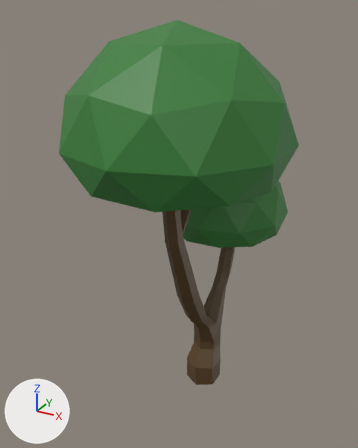
Before and after pictures for a commit that changed the FBX model Assets/Meshes/!_Environments/Tree03.fbx.
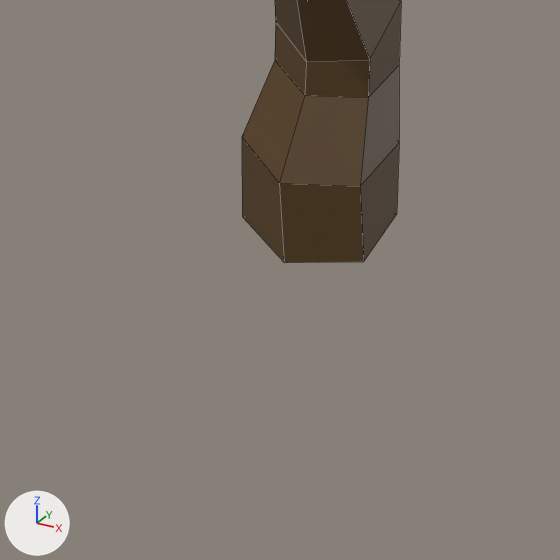
There are two pictures of each version: one whole from a 50 mm lens placed at (6.97, -14.78, 13.94), pointed at (-1.03, -0.23, 6.66), one close up on the part from 38% to 71% of the width and 73% to 100% of the height. Arrows for +X, +Y and +Z are at lower left; the lights stay in place. The close-ups show mesh edges as thin lines. Where no turn or scale is listed for an object, it has been applied to the vertices. Vertices at the same position are counted once.

Objects in the first close-up: 'Tree03'.
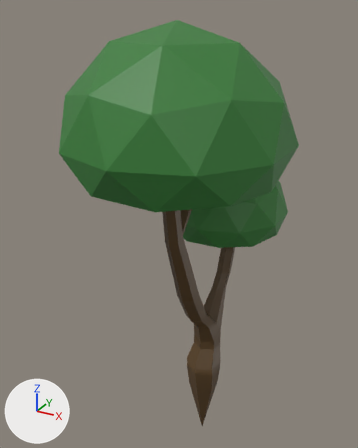
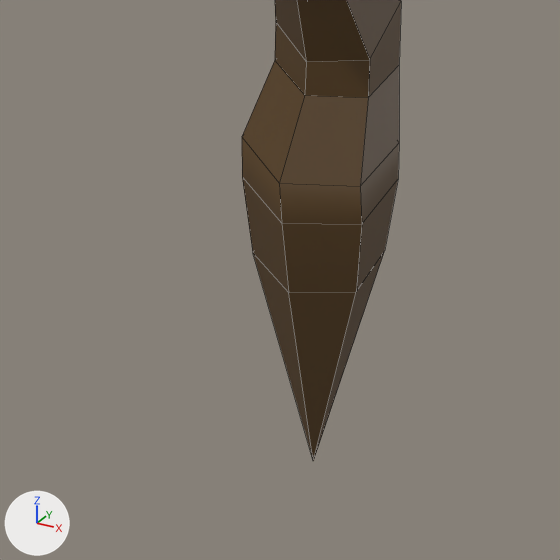
Boxes [x1, y1, x2, y2] around the edits, measured in the close-ups (560 x 560 px):
'Tree03', reshaped
    before: [242, 0, 401, 263]
    after: [242, 0, 401, 461]
part 1 of me_mesh, built on
    before: [242, 137, 399, 263]
    after: [242, 137, 399, 461]

What the commit changed:
me_mesh is used by ob_tree03; location (0.0, 0.0, 0.0).
me_mesh had 196 vertices, 266 faces and spanned x -3.65..3.2, y -5.39..4.51, z 0.0..13.59.
me_mesh now has 202 vertices, 272 faces and spans x -3.65..3.2, y -5.39..4.51, z -2.86..13.59.
Part 1, on me_mesh:
1 vertex is removed from x 0.0, y 0.0, z 0.0.
6 faces are deleted.
6 vertices move from x -0.59..0.59, y -0.68..0.68, z 0.0 to x -0.6..0.59, y -0.68..0.68, z 0.41.
7 vertices are added at x -0.5..0.5, y -0.58..0.58, z -2.86..-0.4.
12 new faces join them, mat_wood_a_mat (brown #58401f).
